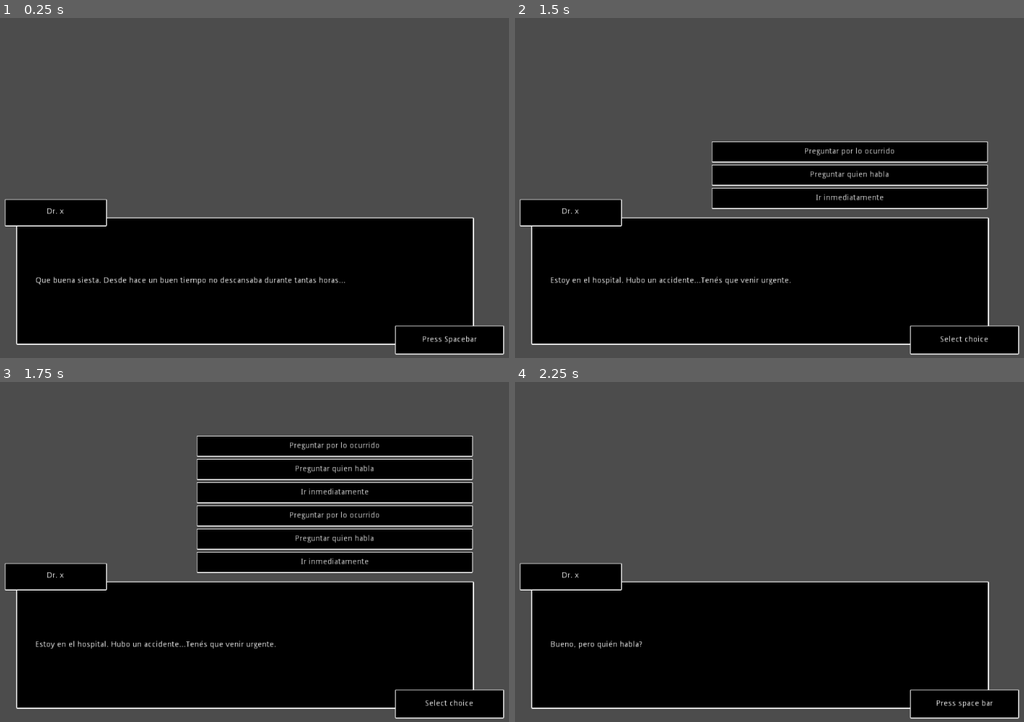
Above: before the commit, frames 1-4 (two rows, left to right).
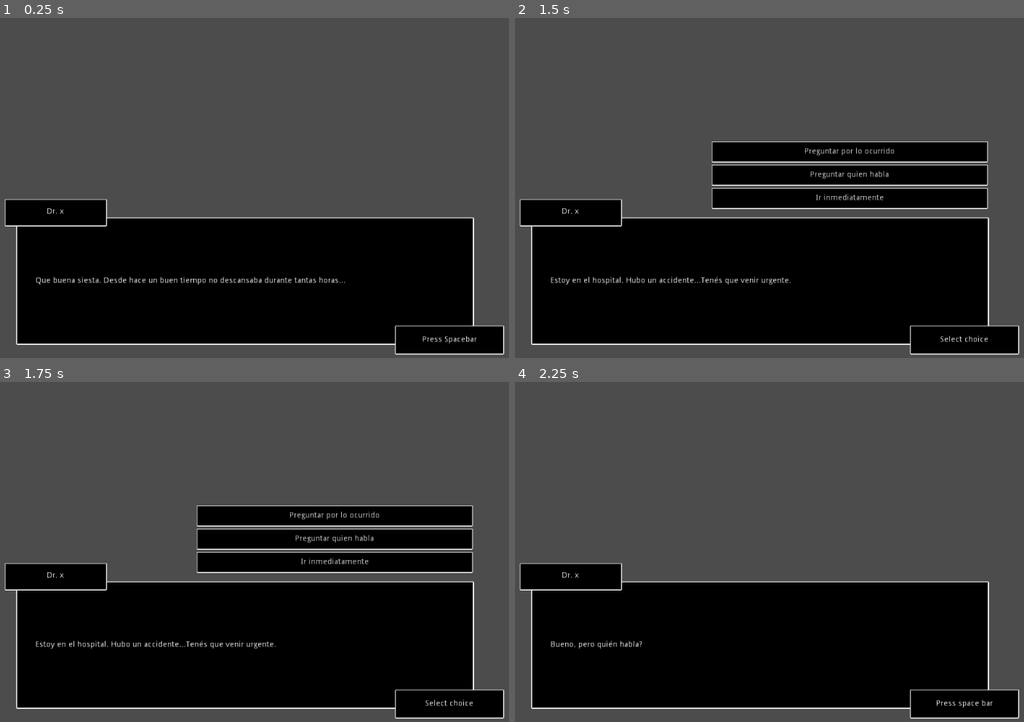
Above: after the commit, the same moments.

Repository: emilianaAilen/boss-vainilla
Game: Godot game, scene res://scenes/Main.tscn
Same seed, same stepped clock (60 frames per second), same inputs: the game is played once before the commit and once after it.
Inputs:
- Up to frame 1 (0.25 s): no input
- Up to frame 2 (1.5 s): tap Space at 0.5, 1.25 s; tap Enter (ui_accept) at 0.6, 0.77, 1.07, 1.35 s
- Up to frame 3 (1.75 s): tap Enter (ui_accept) at 1.52 s
- Up to frame 4 (2.25 s): tap Enter (ui_accept) at 1.82 s; click "Preguntar quien habla" at 2 s

Frames 1-2 are identical in both runs. In frame 3, 9.9% of the frame differs, in the area x 38-93%, y 15-36%; in frame 4, nothing differs.

Commit message:
fix bug with choices

Diff:
--- a/scenes/Dialog.gd
+++ b/scenes/Dialog.gd
@@ -21,7 +21,7 @@
 	_play_phase()
 
 func _process(_delta):
-	if Input.is_action_just_pressed("ui_accept"):
+	if Input.is_action_just_pressed("ui_accept") && ! (phaseId == ""):
 		_play_phase()
 
 func getDialog() -> Array:
@@ -43,13 +43,24 @@
 		phaseId = currentPhase.next
 
 func _show_options(choices):
-	for choice in choices:
-		var slot = choice.branch_next
-		var new_option_button = _Option_Button_Scene.instance()
-		_Option_List.add_child(new_option_button)
-		new_option_button.slot = slot
-		new_option_button.set_text(choice.text)
-		new_option_button.connect("clicked", self, "_on_Option_clicked")
+	if !_options_already_loaded(choices):
+		for choice in choices:
+			var slot = choice.branch_next
+			var new_option_button = _Option_Button_Scene.instance()
+			_Option_List.add_child(new_option_button)
+			new_option_button.slot = slot
+			new_option_button.set_text(choice.text)
+			new_option_button.connect("clicked", self, "_on_Option_clicked")
+
+func _options_already_loaded(choices):
+	var visibleChoices = 0
+	var children = _Option_List.get_children()
+	for child in children:
+		if child.visible:
+			visibleChoices = visibleChoices + 1
+
+	return visibleChoices == choices.size()
+
 
 func _on_Option_clicked(slot):
 	_Action_Description.text = "Press space bar"
